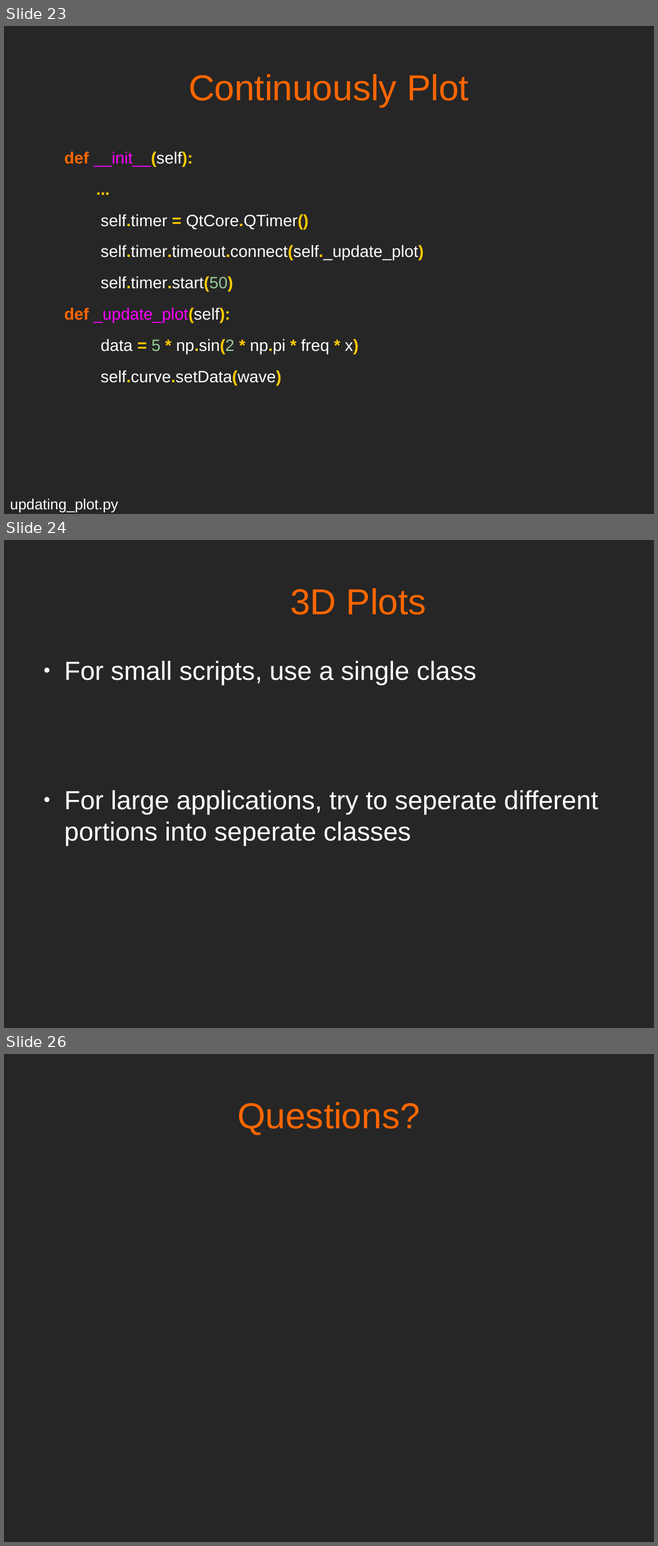
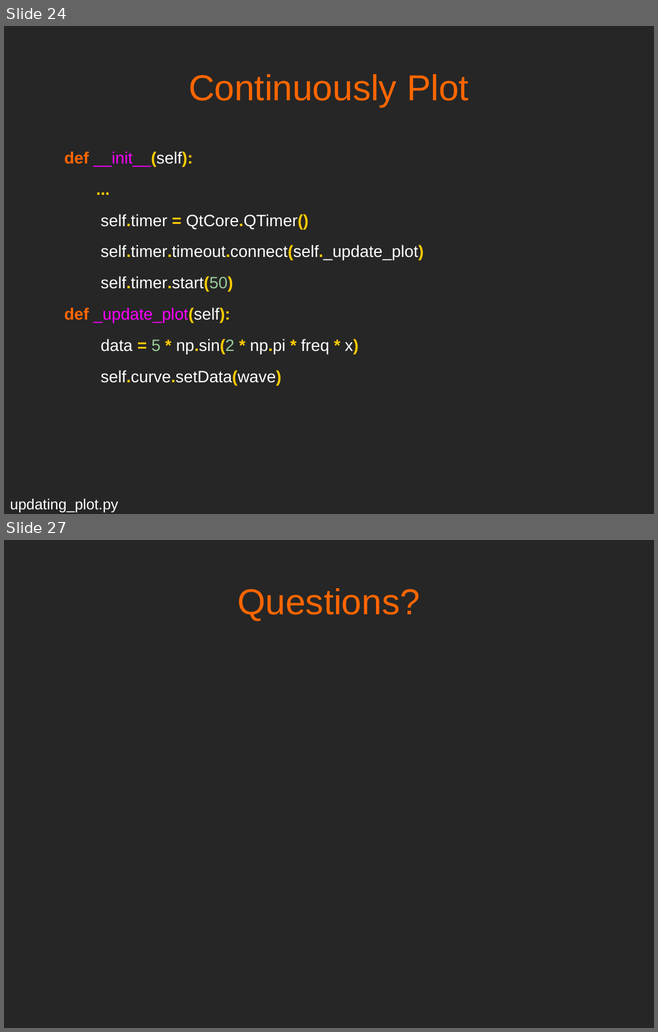
Before and after one commit to mfarhan12/qt-presentation, a slide deck: OPAG QT Presentation.odp. Shown one above the other, each under a label of ours: slides 23, 24 and 26 before the commit, slides 24 and 27 after it; the slides between them are not shown. The pictures are 658x1546 and 658x1032 pixels, drawn with LibreOffice and Linux fonts; fonts in the diff are those of the drawing. Boxes give left, top, right and bottom in pixels: in the first picture for what was removed or moved away, otherwise in the second. Text is boxed around its words. In the diff, an @@ line names an element or a change of style, - is before the commit and + after.

Commit message:
finished 3d plot slide, add qeditor vs text slide

```diff
--- a/OPAG QT Presentation.odp
+++ b/OPAG QT Presentation.odp
@@ slide 24 removed at box(4, 540, 654, 1028), background #262626 @@
@@ title removed at box(290, 588, 426, 615) @@
-3D Plots
@@ text removed at box(64, 661, 598, 846) @@
-● For small scripts, use a single class
-● For large applications, try to seperate different portions into seperate classes
@@ what was slide 23 is now slide 24 @@
@@ what was slide 26 is now slide 27 @@
```
Also in this commit, not shown: 1 slide changed, 2 slides added, 1 other file.
